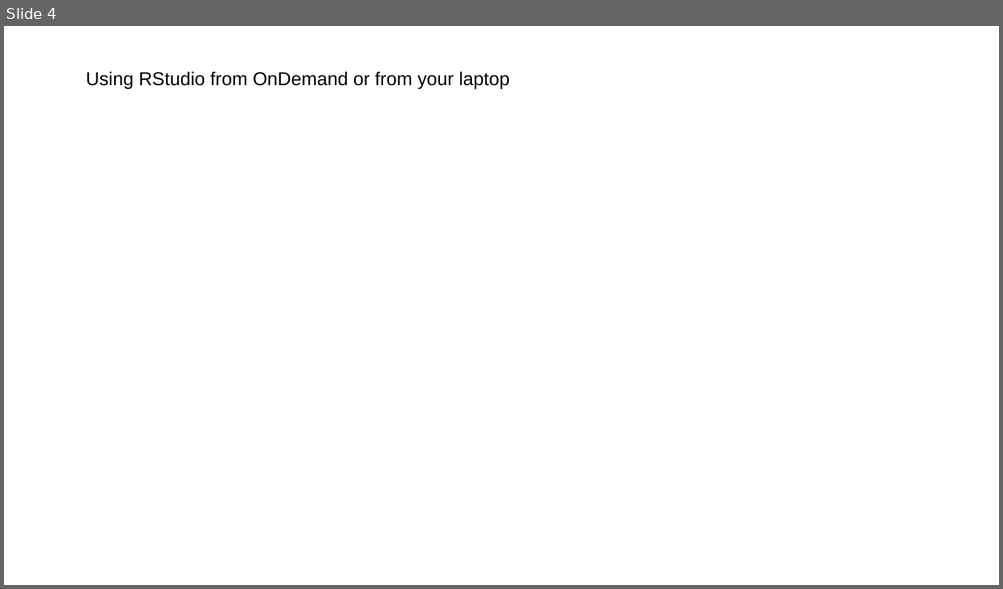
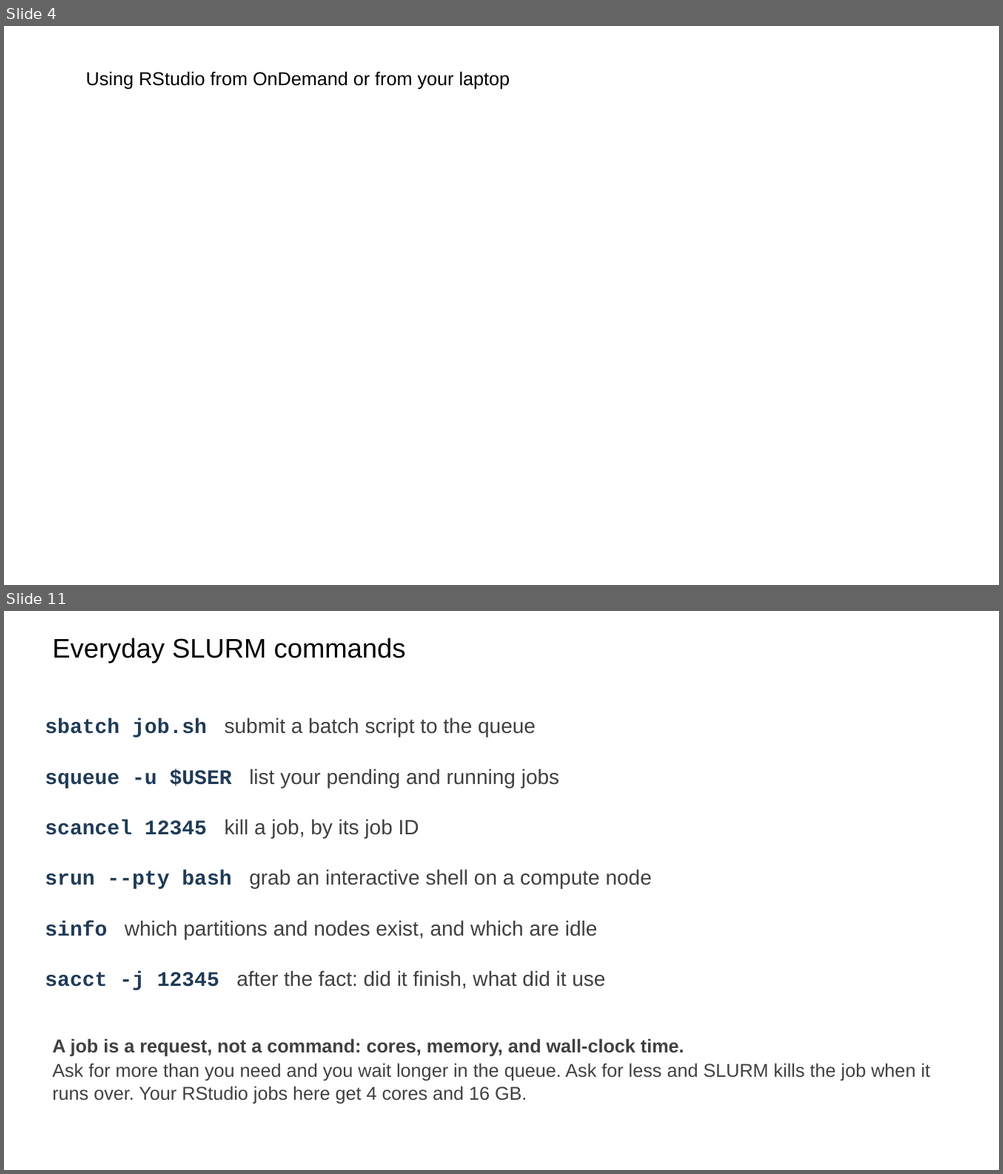
Before and after one commit to steverozen/workshops2026aug, a slide deck: slides/monday_morning/Steve_Rozen_bioinformatics-on-ramp_2026_08_03.pptx. Shown one above the other, each under a label of ours: slide 4 before the commit, slides 4 and 11 after it; the slides between them are not shown. The pictures are 1003x589 and 1003x1174 pixels, drawn with LibreOffice and Linux fonts; fonts in the diff are those of the drawing; background and template pictures are left out. Boxes give left, top, right and bottom in pixels: in the first picture for what was removed or moved away, otherwise in the second. Text is boxed around its words. In the diff, an @@ line names an element or a change of style, - is before the commit and + after.

```diff
--- a/slides/monday_morning/Steve_Rozen_bioinformatics-on-ramp_2026_08_03.pptx
+++ b/slides/monday_morning/Steve_Rozen_bioinformatics-on-ramp_2026_08_03.pptx
@@ slide 11 added at (4,611,999,1170), background #FFFFFF @@
@@ text added at (52,638,406,664), 26 pt, text #000000 @@
+Everyday SLURM commands
@@ text added at (45,718,535,738), 20 pt, text #404040 @@
+sbatch job.sh submit a batch script to the queue
@@ text added at (45,769,559,789), 20 pt, text #404040 @@
+squeue -u $USER list your pending and running jobs
@@ text added at (45,819,419,838), 20 pt, text #404040 @@
+scancel 12345 kill a job, by its job ID
@@ text added at (45,869,652,889), 20 pt, text #404040 @@
+srun --pty bash grab an interactive shell on a compute node
@@ text added at (45,920,597,940), 20 pt, text #404040 @@
+sinfo which partitions and nodes exist, and which are idle
@@ text added at (45,971,605,991), 20 pt, text #404040 @@
+sacct -j 12345 after the fact: did it finish, what did it use
@@ text added at (52,1039,930,1104), 18 pt, text #404040 @@
+A job is a request, not a command: cores, memory, and wall-clock time.
+Ask for more than you need and you wait longer in the queue. Ask for less and SLURM kills the job when it runs over. Your RStudio jobs here get 4 cores and 16 GB.
```
Also in this commit, not shown: 5 slides changed, 19 other slides added, 3 slides removed, 1 other file.
